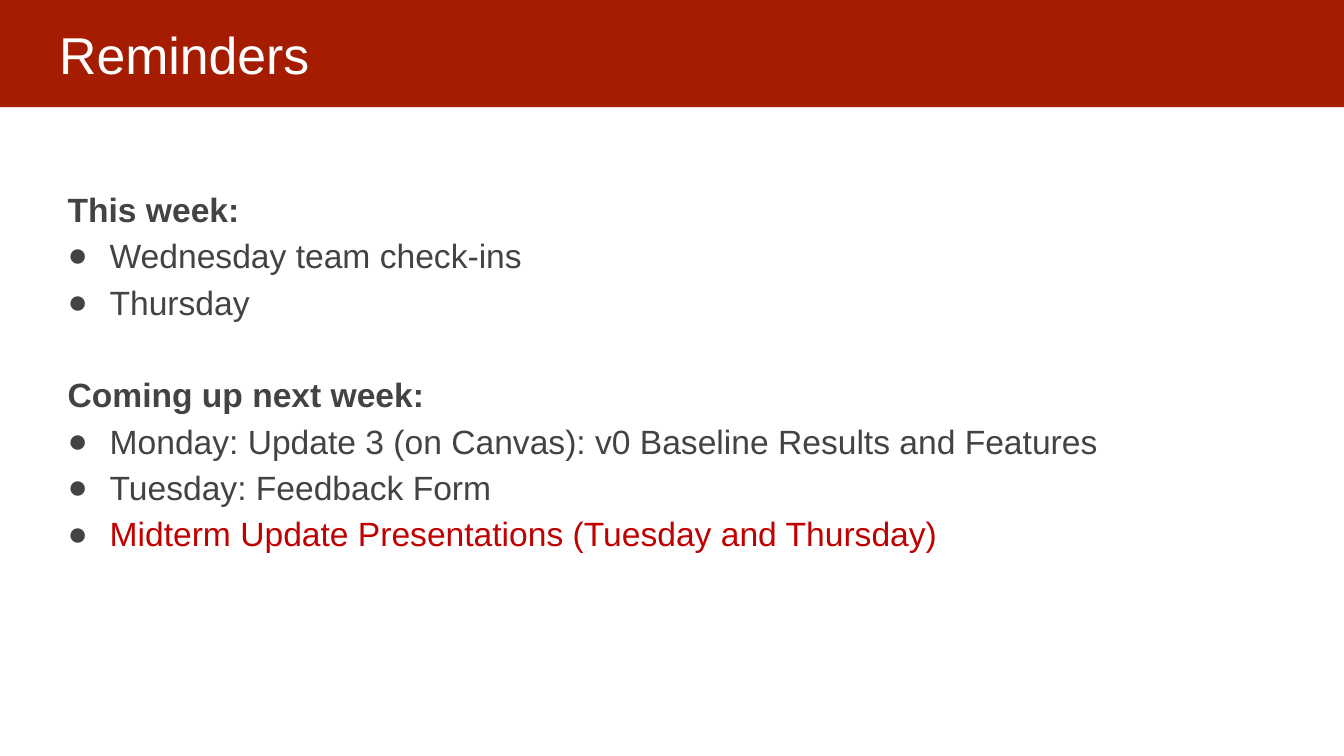
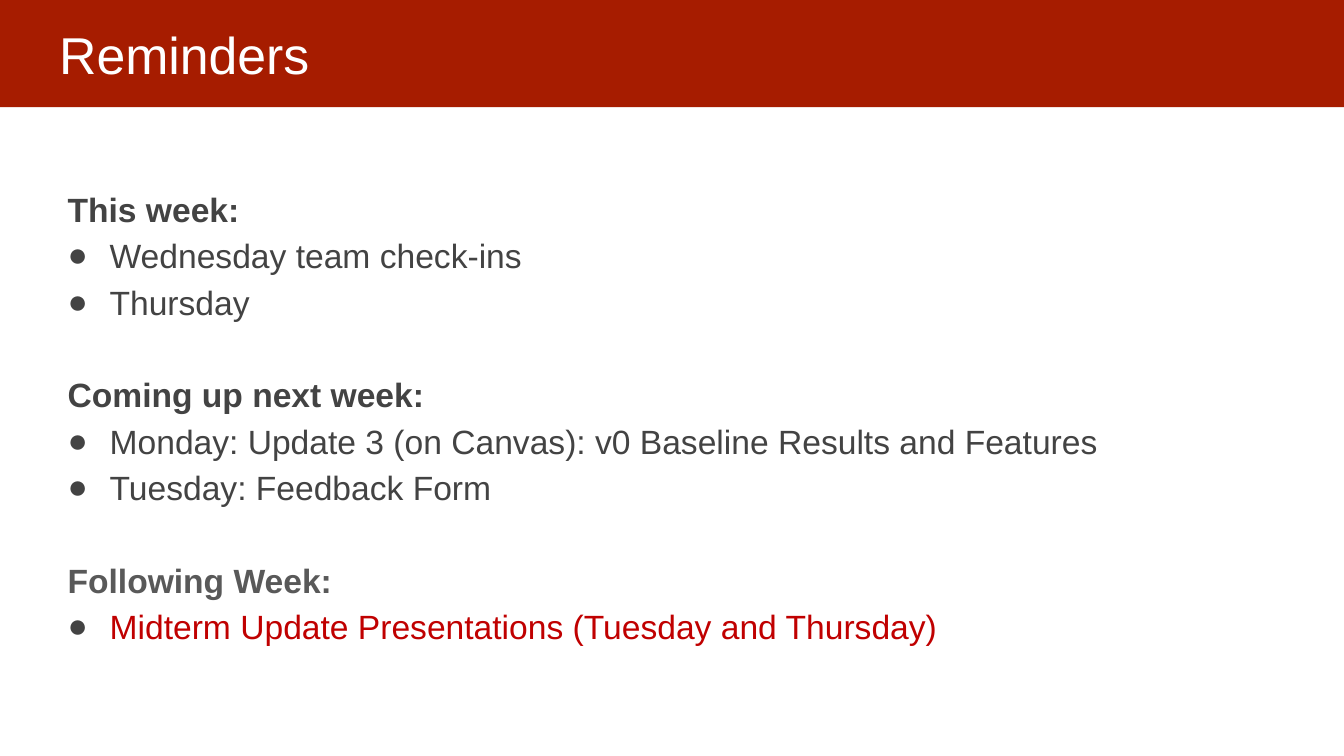
Before and after one commit to dssg/mlforpublicpolicylab, a slide deck: slide 2 of 08 - ML Modeling in Practice/ML Modeling in Practice.pptx. Drawn at 1344x756 pixels with LibreOffice and Linux fonts; fonts in the diff are those of the drawing. Boxes give left, top, right and bottom in pixels: in the first picture for what was removed or moved away, otherwise in the second. Text is boxed around its words. In the diff, an @@ line names an element or a change of style, - is before the commit and + after.

Commit message:
update slides

```diff
--- a/08 - ML Modeling in Practice/ML Modeling in Practice.pptx
+++ b/08 - ML Modeling in Practice/ML Modeling in Practice.pptx
@@ text at (68, 568, 332, 600): paragraph added @@
+Following Week:
```
